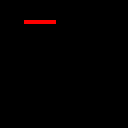
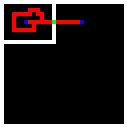
Revision of a layered 128×128 image; what changed, layer by layer:
showed "steny", painted on it over bbox(0, 0, 128, 128)
painted on "kable" over bbox(12, 8, 84, 32)
